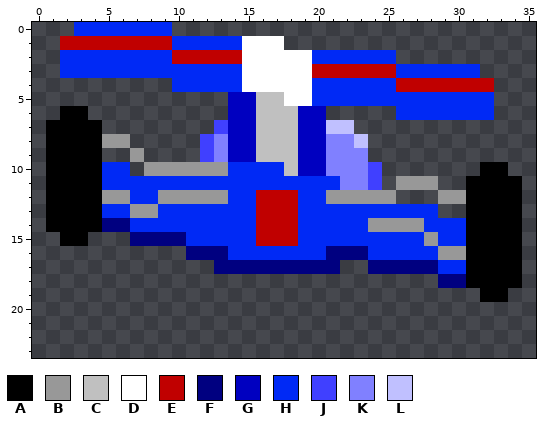
Two states of a pixel-art sprite, img/right.png. Above: the version before the commit.
The file is 36x24 pixels. The old version is drawn lined up with the new one.
Palette (. is transparent): A #000000  B #989898  C #c0c0c0  D #ffffff  E #c00000  F #000080  G #0000c0  H #0029f5  J #4040ff  K #8080ff  L #c0c0ff
Pixels before, first column x 1:
 0 ..HHHHHHH.........................
 1 .EEEEEEEEHHHHHDDD.................
 2 .HHHHHHHHEEEEEDDDDDHHHHHH.........
 3 .HHHHHHHHHHHHHDDDDDEEEEEEHHHHHH...
 4 .........HHHHHDDDDDHHHHHHEEEEEEE..
 5 .............GGCCDDHHHHHHHHHHHHH..
 6 .AA..........GGCCCGG.....HHHHHHH..
 7 AAAA........JGGCCCGGLL............
 8 AAAABB.....JKGGCCCGGKKL...........
 9 AAAA..B....JKGGCCCGGKKK...........
10 AAAAHH.BBBBBBHHHHCGGKKKJ.......AA.
11 AAAAHHHHHHHHHHHHHHHHHKKJ.BBB..AAAA
12 AAAABBHHBBBBBHHEEEHHBBBBB...BBAAAA
13 AAAAHHBBHHHHHHHEEEHHHHHHHHHH..AAAA
14 AAAAFFHHHHHHHHHEEEHHHHHBBBBHHHAAAA
15 .AA...FFFFHHHHHEEEHHHHHHHHHBHHAAAA
16 ..........FFFHHHHHHHFFFHHHHHBBAAAA
17 ............FFFFFFFFF..FFFFFHHAAAA
18 ............................FFAAAA
19 ...............................AA.
The same view after the edit:
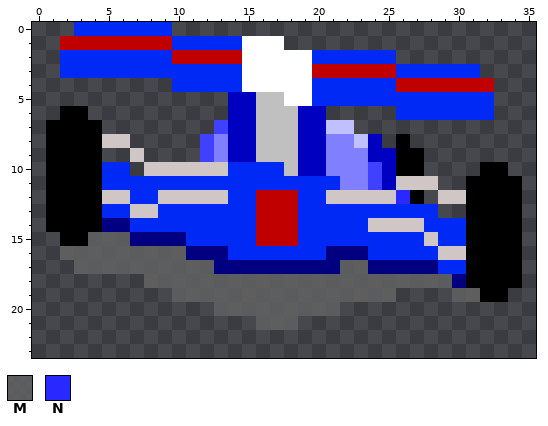
Colours new in this view: M #646464c9  N #2828ff
What changed:
{"change": "whole drawing moved by +1,-4 (the old picture is shown already moved)"}
{"colour":"B","old":"#989898","new":"#cfc6c5"}
{"y":8,"x":24,"old":".","new":"G"}
{"y":8,"x":26,"old":".","new":"A"}
{"y":9,"x":24,"old":"....","new":"GGAA"}
{"y":10,"x":25,"old":"...","new":"GAA"}
{"y":11,"x":25,"old":".","new":"G"}
{"y":12,"x":26,"old":"..","new":"NA"}
{"y":15,"x":4,"old":"...","new":"MMM"}
{"y":16,"x":2,"old":".........","new":"MMMMMMMMM"}
{"y":17,"x":3,"old":"..........","new":"MMMMMMMMMM"}
{"y":17,"x":22,"old":"..","new":"MM"}
{"y":18,"x":8,"old":".....................F","new":"MMMMMMMMMMMMMMMMMMMMMM"}
{"y":19,"x":10,"old":"................","new":"MMMMMMMMMMMMMMMM"}
{"y":19,"x":30,"old":"..","new":"MM"}
{"y":20,"x":13,"old":".........","new":"MMMMMMMMM"}
{"y":21,"x":16,"old":"...","new":"MMM"}
{"label":"changed","picture_box":[60,134,480,330]}
